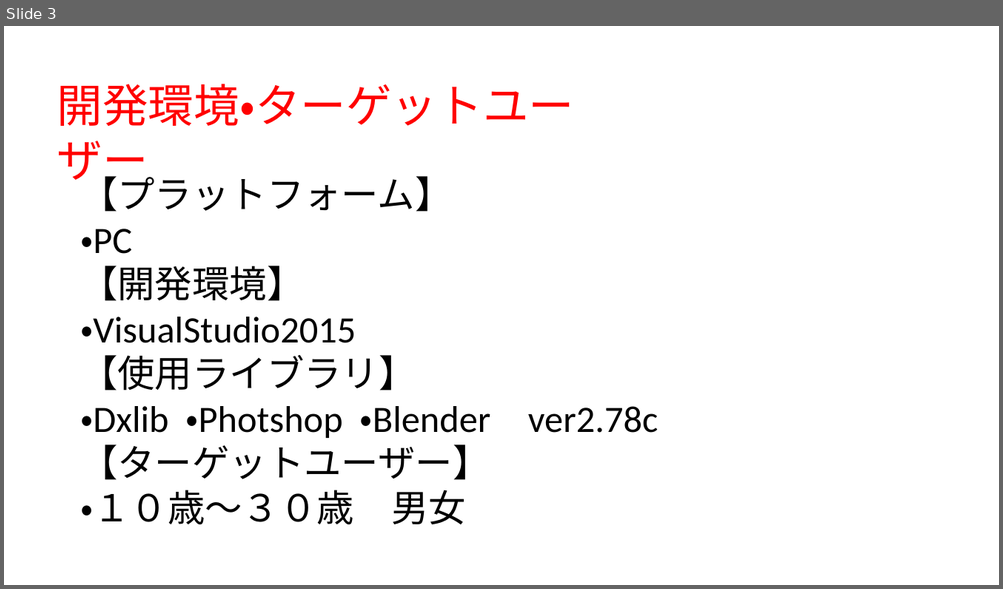
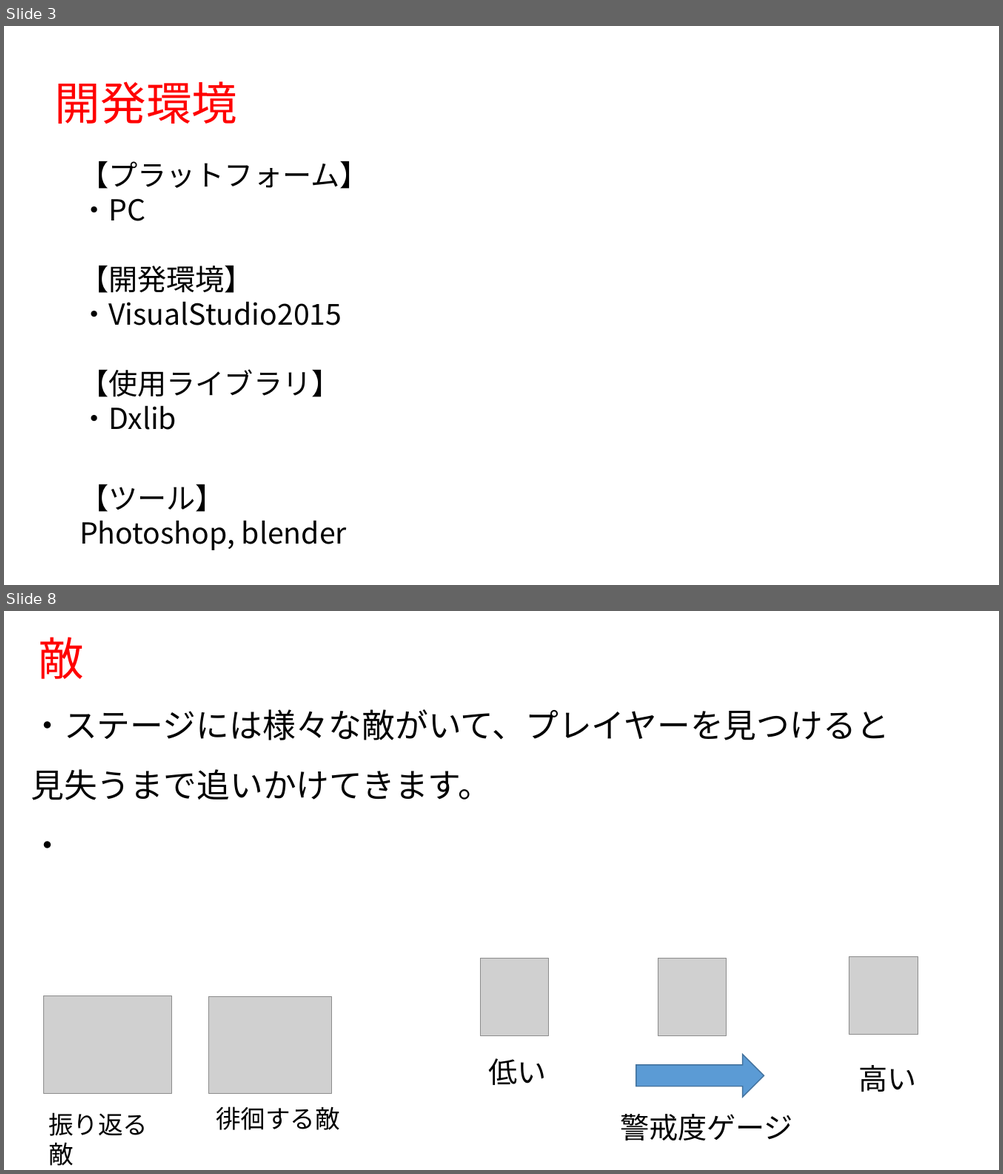
Before and after one commit to 1601323/Gameproject, a slide deck: ヴィリレオン.pptx. Shown one above the other, each under a label of ours: slide 3 before the commit, slides 3 and 8 after it; the slides between them are not shown. The pictures are 1003x589 and 1003x1174 pixels, drawn with LibreOffice and Linux fonts; fonts in the diff are those of the drawing; grey boxes stand for pictures. Boxes give left, top, right and bottom in pixels: in the first picture for what was removed or moved away, otherwise in the second. Text is boxed around its words. In the diff, an @@ line names an element or a change of style, - is before the commit and + after.

```diff
--- a/ヴィリレオン.pptx
+++ b/ヴィリレオン.pptx
@@ slide 8 added at bbox=[4, 611, 999, 1170], background #FFFFFF @@
@@ text added at bbox=[38, 637, 84, 679], 44 pt, text #FF0000 @@
+敵
@@ text added at bbox=[31, 709, 889, 849], 32 pt, text #000000 @@
+・ステージには様々な敵がいて、プレイヤーを見つけると見失うまで追いかけてきます。
+・
@@ picture added at bbox=[480, 959, 549, 1037] @@
@@ picture added at bbox=[657, 959, 726, 1037] @@
@@ picture added at bbox=[849, 957, 918, 1035] @@
@@ picture added at bbox=[43, 996, 171, 1093] @@
@@ picture added at bbox=[208, 997, 332, 1093] @@
@@ text added at bbox=[488, 1059, 546, 1085], 28 pt, text #000000 @@
+低い
@@ right arrow added at bbox=[636, 1055, 763, 1097], fill #5B9BD5, outline #43739E 1 pt @@
@@ text added at bbox=[859, 1065, 916, 1092], 28 pt, text #000000 @@
+高い
@@ text added at bbox=[48, 1113, 148, 1166], 24 pt, text #000000 @@
+振り返る敵
@@ text added at bbox=[216, 1107, 340, 1130], 24 pt, text #000000 @@
+徘徊する敵
@@ text added at bbox=[620, 1114, 793, 1142], 28 pt, text #000000 @@
+警戒度ゲージ
@@ slide 3 changed as well @@
@@ text at bbox=[55, 82, 237, 124]: text changed; font Calibri to Noto Sans CJK JP @@
-開発環境・ターゲットユーザー
+開発環境
@@ text "【プラットフォーム】": place and size @@
-text "【プラットフォーム】" at bbox=[80, 170, 491, 525]
+text "【プラットフォーム】" at bbox=[79, 161, 368, 551]
@@ text at bbox=[79, 161, 368, 397]: size 36 to 28 pt, font Calibri to Noto Sans CJK JP in "【プラットフォーム】", "・PC", "【開発環境】", "・VisualStudio2015" and 1 more places @@
@@ text at bbox=[79, 406, 347, 551]: text changed; size 36 to 28 pt; font Calibri to Noto Sans CJK JP @@
-・Dxlib ・Photshop ・Blender ver2.78c
-【ターゲットユーザー】
-・１０歳～３０歳 男女
+・Dxlib
+【ツール】
+Photoshop, blender
```
Also in this commit, not shown: 3 other slides changed, 4 other slides added, 1 slide removed.
